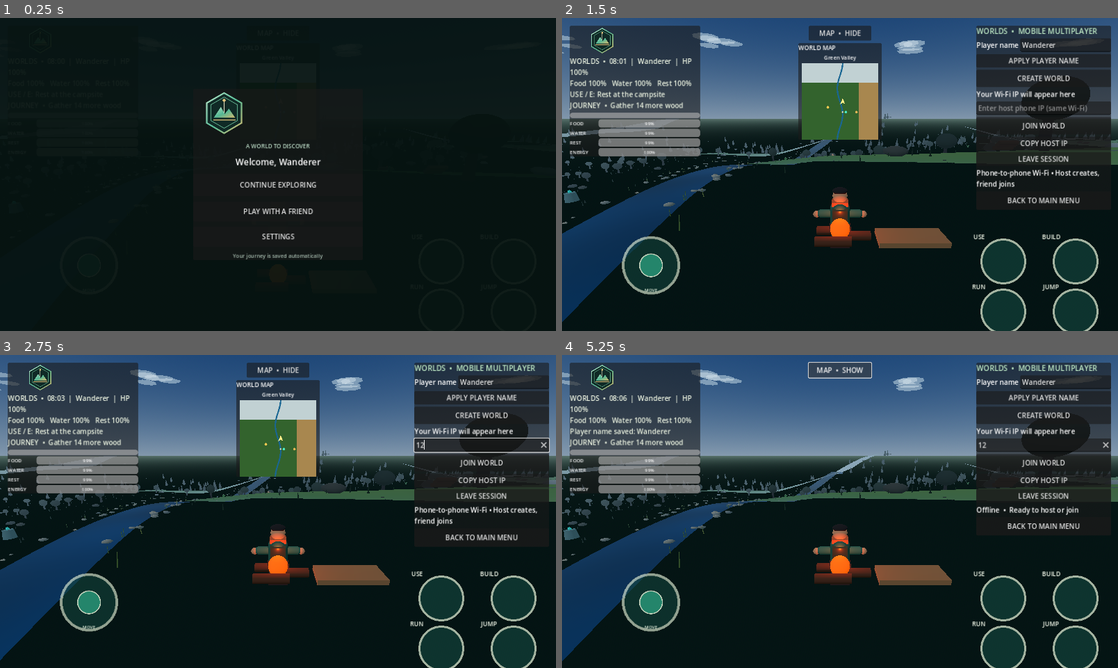
Above: before the commit, frames 1-4 (two rows, left to right).
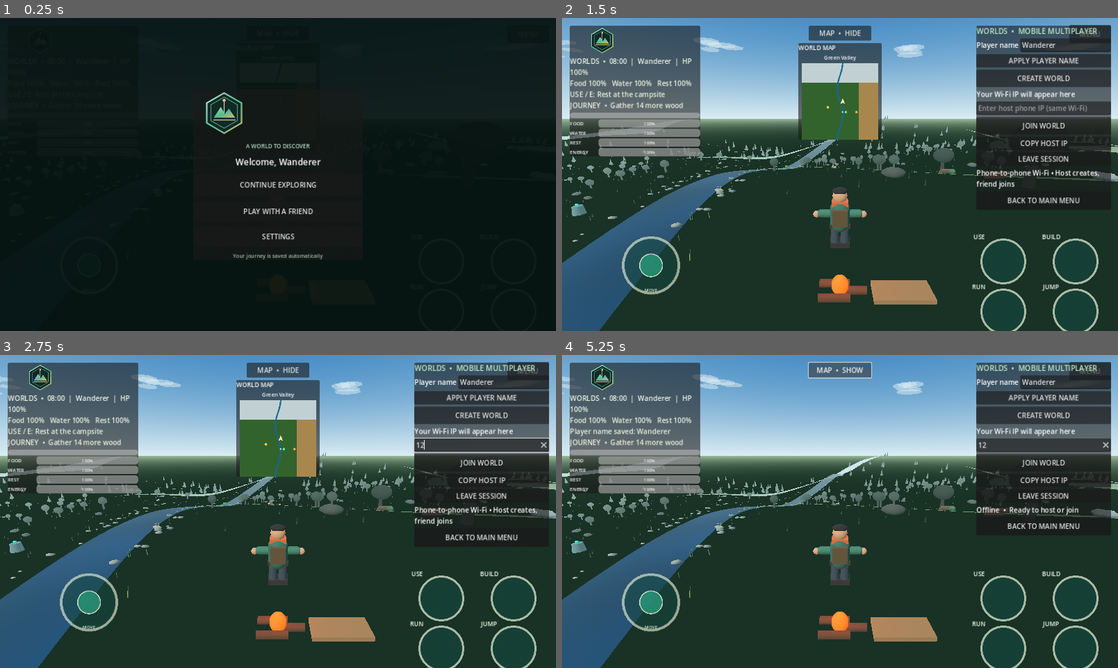
Above: after the commit, the same moments.

Repository: loayh523-lab/WORLDS
Game: Godot game, scene res://scenes/main.tscn
The game is run twice, just before and just after one commit, with the same random seed, the same clock (stepped at 60 frames per second) and the same inputs.
Inputs (mouse positions are in pixels of both pictures, inside the frame that each line leads up to):
- Up to frame 1 (0.25 s): no input
- Up to frame 2 (1.5 s): click (1090, 33) at 0.5 s, where only the run after the commit has a clickable "MENU"; click "PLAY WITH A FRIEND" at 1.25 s
- Up to frame 3 (2.75 s): click (483, 445) at 2.02 s; type "12" at 2.1 s
- Up to frame 4 (5.25 s): click "APPLY PLAYER NAME" at 2.75 s; click "CREATE WORLD" at 3.5 s; click "LEAVE SESSION" at 4.25 s; click "MAP • HIDE" at 5 s

The runs differ from the first frame. In frame 2, 76% of the frame differs, in the area x 0-100%, y 0-100%; in frame 3, 76%; in frame 4, 80%.

Commit message:
Pause gameplay behind mobile menus and add an in-game menu shortcut

Diff:
--- a/scripts/main.gd
+++ b/scripts/main.gd
@@ -972,6 +972,14 @@
     _add_control_button("RUN", Vector2(screen_size.x * 0.75, screen_size.y * 0.86), "run", true)
     _add_control_button("JUMP", Vector2(screen_size.x * 0.88, screen_size.y * 0.86), "jump", true)
 
+    var menu_button := Button.new()
+    menu_button.name = "OpenMainMenu"
+    menu_button.text = "MENU"
+    menu_button.position = Vector2(maxf(16.0, screen_size.x - 112.0), 16.0)
+    menu_button.custom_minimum_size = Vector2(96.0, 42.0)
+    menu_button.pressed.connect(_return_to_main_menu)
+    layer.add_child(menu_button)
+
     _create_network_panel(layer)
     _create_settings_panel(layer)
     _create_build_panel(layer)
@@ -1086,6 +1094,9 @@
         network_panel.visible = false
     if main_menu_layer:
         main_menu_layer.visible = true
+
+func _is_frontend_visible() -> bool:
+    return (main_menu_layer != null and main_menu_layer.visible) or (network_panel != null and network_panel.visible) or (settings_panel != null and settings_panel.visible)
 
 func _create_survival_bar(parent: VBoxContainer, caption: String, initial_value: float) -> ProgressBar:
     var row := HBoxContainer.new()
@@ -1771,11 +1782,13 @@
     )
 
 func _process(delta: float) -> void:
-    _update_day_cycle(delta)
+    var frontend_visible := _is_frontend_visible()
+    if not frontend_visible:
+        _update_day_cycle(delta)
+        _update_survival(delta)
     if cloud_layer:
         cloud_layer.rotation.y += delta * 0.0009
-    _update_survival(delta)
-    if player and not journey_visited_crossing:
+    if player and not frontend_visible and not journey_visited_crossing:
         var crossing_distance := Vector2(player.global_position.x - river_crossing_position.x, player.global_position.z - river_crossing_position.z).length()
         if crossing_distance <= 9.0:
             journey_visited_crossing = true
@@ -3823,6 +3836,10 @@
     return (camera_right * input_vector.x - camera_forward * input_vector.y).normalized()
 
 func _physics_process(delta: float) -> void:
+    if _is_frontend_visible():
+        if player:
+            player.velocity = Vector3.ZERO
+        return
     if not player or not camera:
         return
 
